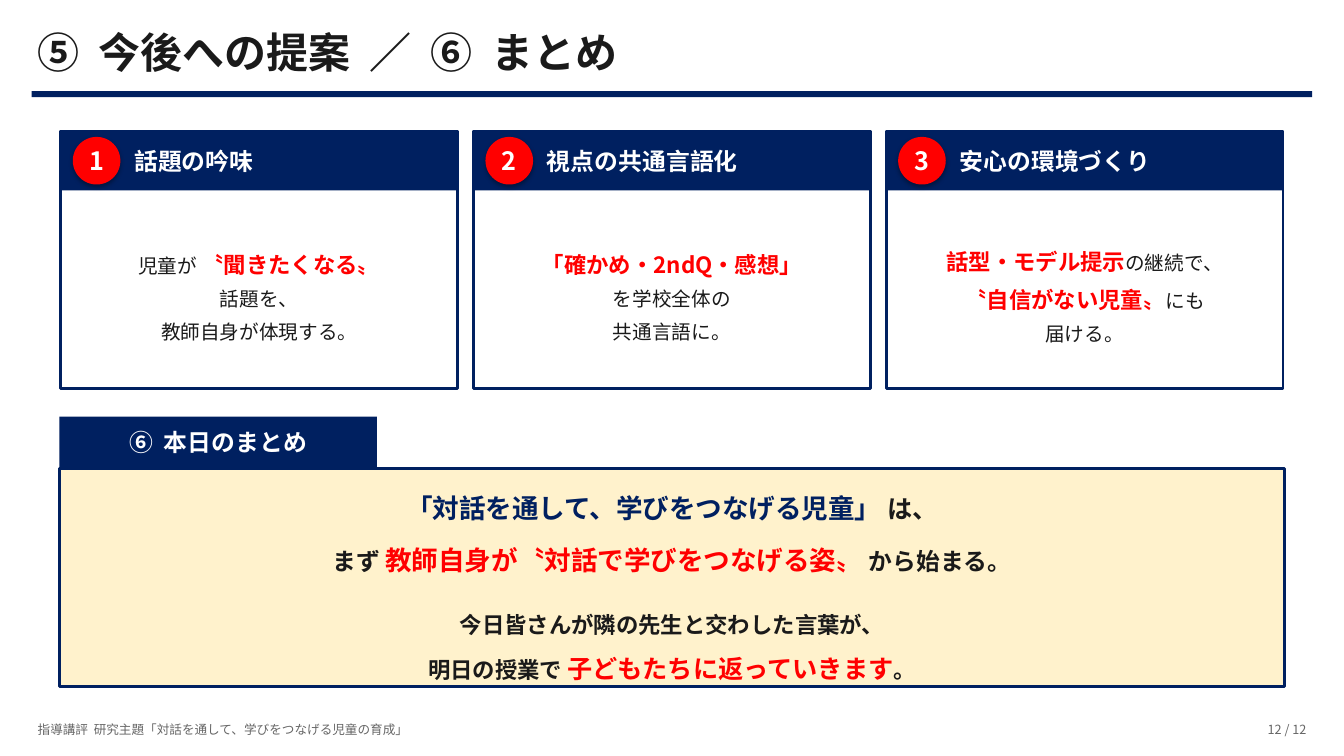
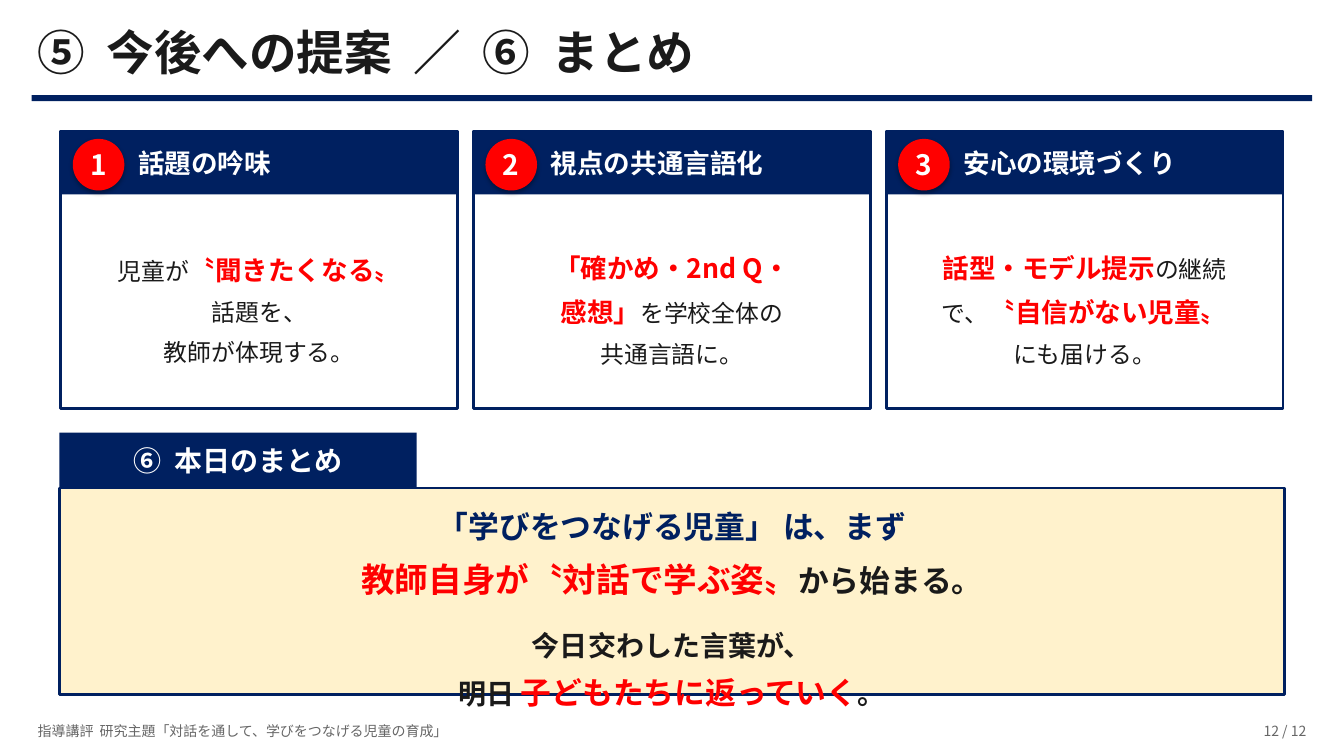
Before and after one commit to contynet730-star/con30, a slide deck: slide 12 of 指導講評_対話を通して学びをつなげる児童.pptx. Drawn at 1344x756 pixels with LibreOffice and Linux fonts; fonts in the diff are those of the drawing. Boxes give left, top, right and bottom in pixels: in the first picture for what was removed or moved away, otherwise in the second. Text is boxed around its words. In the diff, an @@ line names an element or a change of style, - is before the commit and + after.

```diff
--- a/指導講評_対話を通して学びをつなげる児童.pptx
+++ b/指導講評_対話を通して学びをつなげる児童.pptx
@@ text "⑤ 今後への提案 ／ ⑥ まとめ" at box(38, 29, 695, 75): size 30 to 34 pt @@
@@ rectangle: place and size @@
-rectangle at box(60, 131, 458, 191)
+rectangle at box(60, 131, 458, 195)
@@ rectangle: place and size @@
-rectangle at box(60, 131, 458, 389)
+rectangle at box(60, 131, 458, 409)
@@ ellipse: place and size @@
-ellipse at box(73, 137, 120, 185)
+ellipse at box(73, 139, 124, 191)
@@ rectangle: place and size @@
-rectangle at box(474, 131, 871, 191)
+rectangle at box(474, 131, 871, 195)
@@ rectangle: place and size @@
-rectangle at box(474, 131, 871, 389)
+rectangle at box(474, 131, 871, 409)
@@ size 18 to 20 pt in 3 elements at box(916, 154, 933, 176), box(90, 154, 107, 175), box(503, 154, 520, 175) @@
@@ ellipse: place and size @@
-ellipse at box(486, 137, 533, 185)
+ellipse at box(486, 139, 537, 191)
@@ rectangle: place and size @@
-rectangle at box(886, 131, 1284, 191)
+rectangle at box(886, 131, 1284, 195)
@@ rectangle: place and size @@
-rectangle at box(886, 131, 1284, 389)
+rectangle at box(886, 131, 1284, 409)
@@ ellipse: place and size @@
-ellipse at box(898, 137, 946, 185)
+ellipse at box(898, 139, 950, 191)
@@ size 17 to 19 pt in 3 elements at box(138, 150, 271, 176), box(551, 150, 763, 176), box(964, 150, 1176, 176) @@
@@ text at box(117, 257, 401, 283): text changed; size 16 to 19 pt @@
-児童が 〝聞きたくなる〟
+児童が〝聞きたくなる〟
@@ text at box(554, 255, 790, 325): text changed; size 16 to 19 pt @@
-「確かめ・2ndQ・感想」
-を学校全体の
+「確かめ・2nd Q・
+感想」を学校全体の
@@ text at box(942, 255, 1228, 365): text changed; size 16 to 19 pt @@
-話型・モデル提示の継続で、
-〝自信がない児童〟にも
-届ける。
+話型・モデル提示の継続
+で、〝自信がない児童〟
+にも届ける。
@@ text at box(212, 301, 307, 323): size 14 to 17 pt in "話題を、" @@
@@ text at box(164, 341, 355, 363): text changed; size 14 to 17 pt @@
-教師自身が体現する。
+教師が体現する。
@@ text at box(600, 343, 743, 365): size 14 to 17 pt in "共通言語に。" @@
@@ text "⑥ 本日のまとめ": place and size @@
-text "⑥ 本日のまとめ" at box(129, 430, 307, 453)
+text "⑥ 本日のまとめ" at box(133, 447, 342, 474)
@@ text "⑥ 本日のまとめ" at box(133, 447, 342, 474): size 17 to 20 pt @@
@@ rectangle: place and size @@
-rectangle at box(59, 416, 377, 468)
+rectangle at box(59, 433, 416, 488)
@@ rectangle: place and size @@
-rectangle at box(59, 469, 1285, 688)
+rectangle at box(59, 488, 1285, 695)
@@ text at box(438, 511, 906, 541): text changed; size 19 to 22 pt @@
-「対話を通して、学びをつなげる児童」 は、
+「学びをつなげる児童」 は、まず
@@ text at box(361, 563, 982, 595): text changed; size 19 to 24 pt @@
-まず 教師自身が〝対話で学びをつなげる姿〟 から始まる。
+教師自身が〝対話で学ぶ姿〟から始まる。
@@ text at box(532, 632, 812, 659): text changed; size 16 to 20 pt @@
-今日皆さんが隣の先生と交わした言葉が、
+今日交わした言葉が、
@@ text at box(458, 678, 885, 713): text changed; size 18 to 22 pt @@
-明日の授業で 子どもたちに返っていきます。
+明日 子どもたちに返っていく。
@@ text "指導講評 研究主題「対話を通して、学びをつなげる児童の育成」" at box(38, 724, 448, 737): size 9 to 10 pt @@
@@ text "12 / 12" at box(1264, 725, 1307, 736): size 9 to 10 pt @@
```
Also in this commit, not shown: 11 other slides changed.
